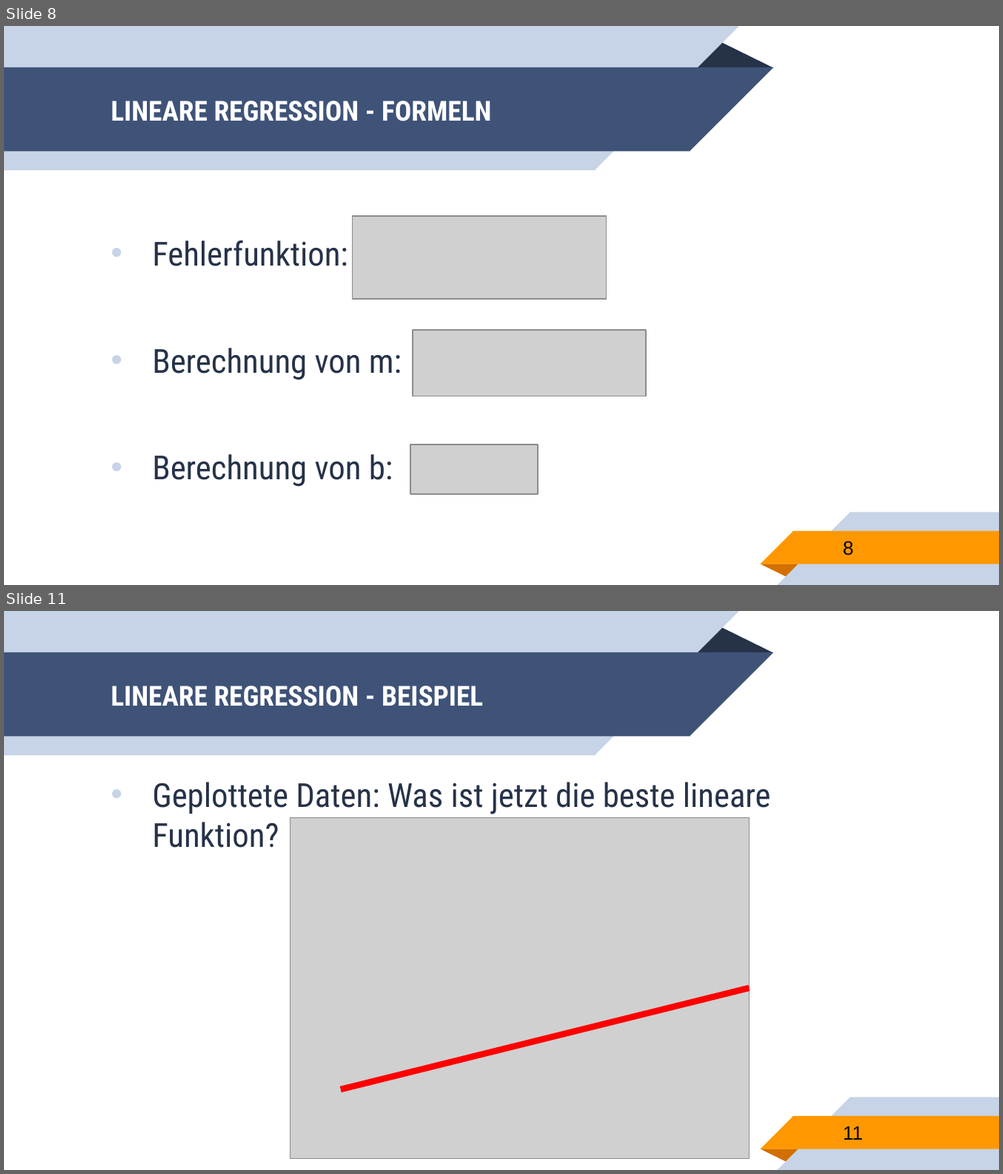
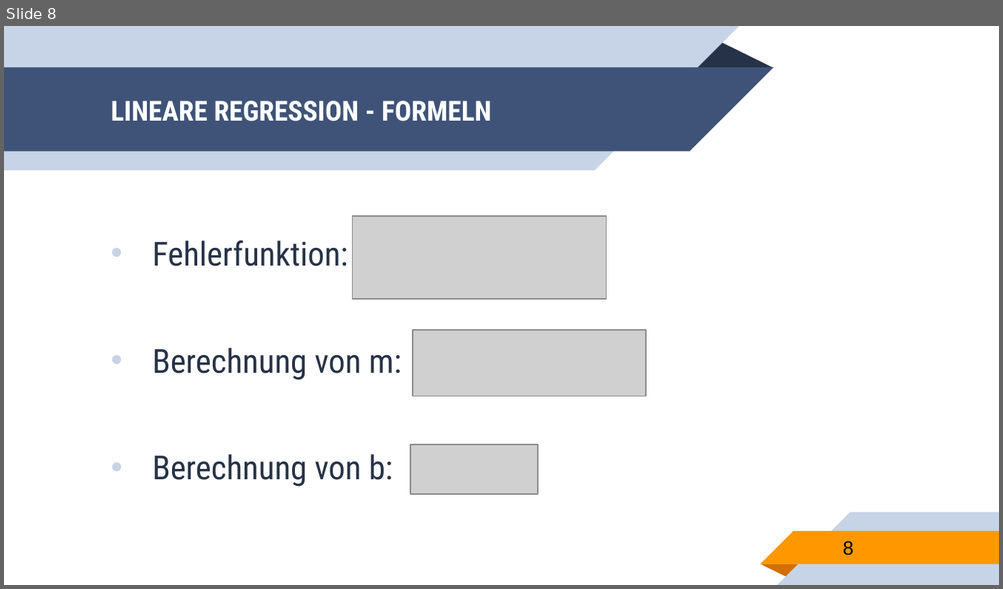
Before and after one commit to franneck94/UdemyML, a slide deck: lectures/SimpleLinearRegression.pptx. Shown one above the other, each under a label of ours: slides 8 and 11 before the commit, slide 8 after it; the slides between them are not shown. The pictures are 1003x1174 and 1003x589 pixels, drawn with LibreOffice and Linux fonts; fonts in the diff are those of the drawing; grey boxes stand for pictures. Boxes give left, top, right and bottom in pixels: in the first picture for what was removed or moved away, otherwise in the second. Text is boxed around its words. In the diff, an @@ line names an element or a change of style, - is before the commit and + after.

```diff
--- a/lectures/SimpleLinearRegression.pptx
+++ b/lectures/SimpleLinearRegression.pptx
@@ slide 11 removed at box(4, 611, 999, 1170), background #FFFFFF; not listed: 10 template elements that a slide beside it also shows @@
@@ title removed at box(111, 686, 483, 706) @@
-LINEARE REGRESSION - BEISPIEL
@@ text removed at box(152, 782, 771, 848) @@
-• Geplottete Daten: Was ist jetzt die beste lineare Funktion?
@@ picture removed at box(290, 818, 749, 1159) @@
@@ line removed from (340, 1089) to (749, 988) @@
@@ page number removed at box(842, 1127, 862, 1140) @@
-11
```
Also in this commit, not shown: 1 slide changed, 4 other slides removed, 5 other files.
